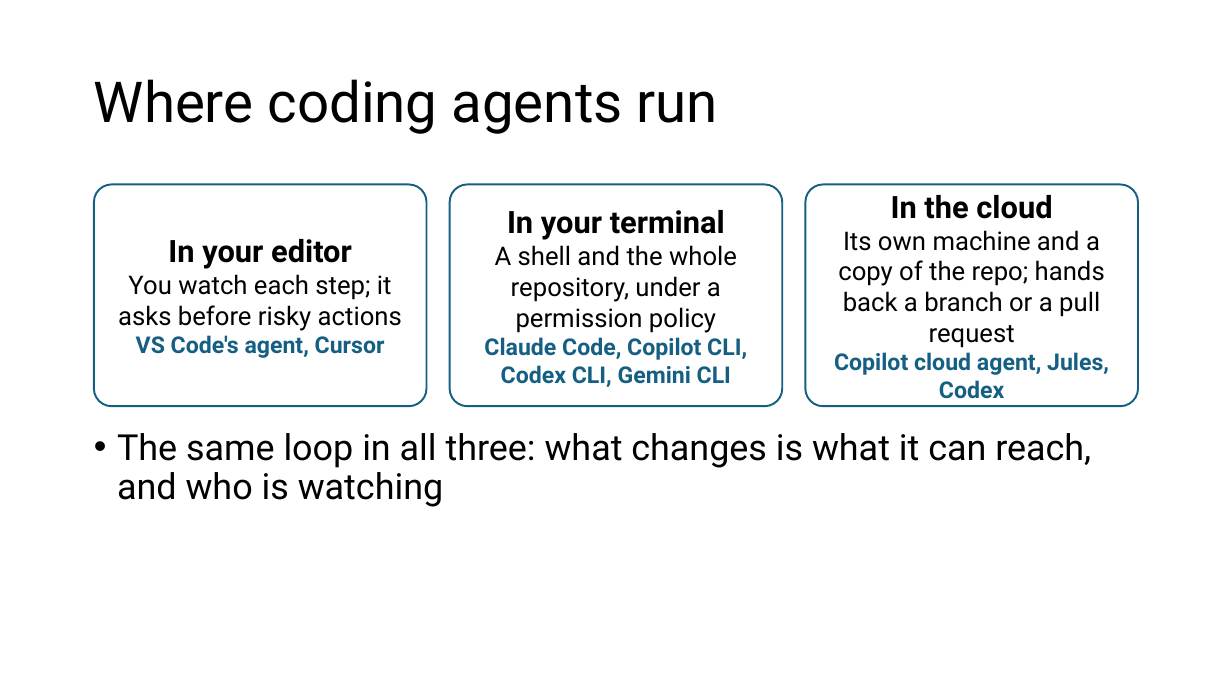
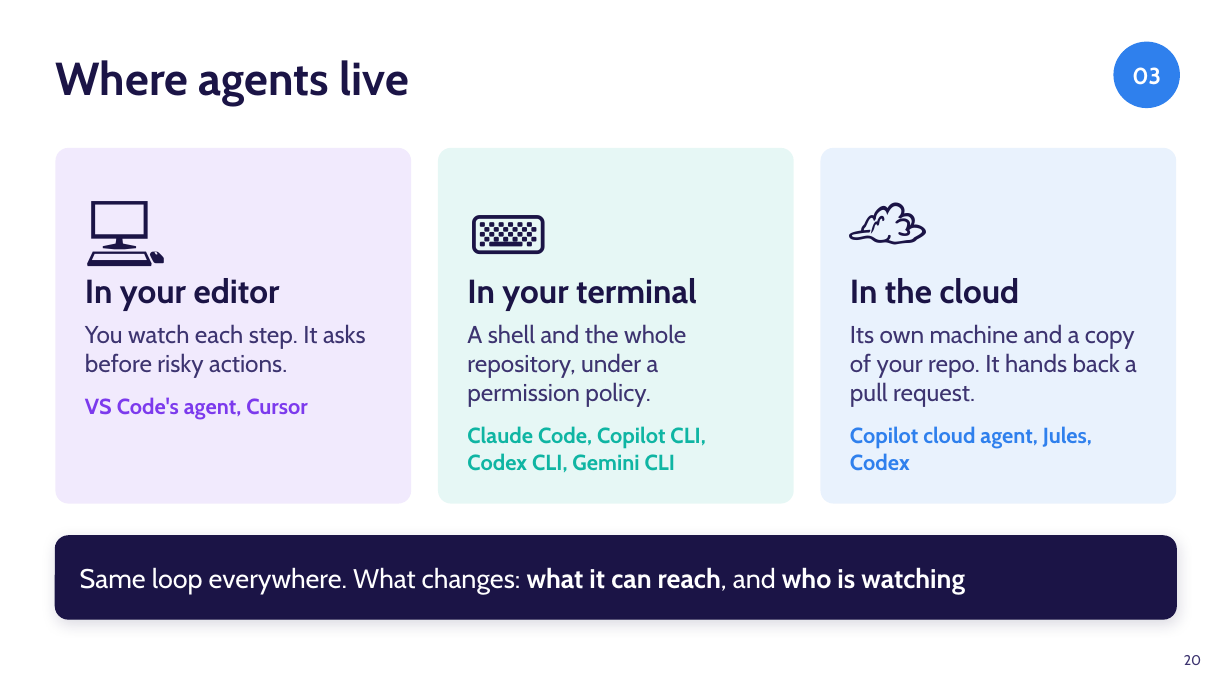
Before and after one commit to danielcregg/ai-assisted-programming, a slide deck: slide 20 of lectures-and-labs/week06/agents-lecture.pptx (slide 24 before the commit). Drawn at 1232x693 pixels with LibreOffice and Linux fonts; fonts in the diff are those of the drawing. Boxes give left, top, right and bottom in pixels: in the first picture for what was removed or moved away, otherwise in the second. Text is boxed around its words. In the diff, an @@ line names an element or a change of style, - is before the commit and + after.

```diff
--- a/lectures-and-labs/week06/agents-lecture.pptx
+++ b/lectures-and-labs/week06/agents-lecture.pptx
@@ ellipse added at (1114,42,1180,108), fill #2F80ED, 18 pt, text #FFFFFF, bold @@
+03
@@ title at (55,60,410,106): text changed; size 44 to 36 pt; font Roboto to Cabin; text colour #000000 to #1B1446; bold on @@
-Where coding agents run
+Where agents live
@@ text in rounded rectangle at (55,148,411,504): paragraph added @@
+💻
@@ rounded rectangle "💻": place and size @@
-rounded rectangle "💻" at (94,185,427,407)
+rounded rectangle "💻" at (55,148,411,504)
@@ rounded rectangle "💻" at (55,148,411,504): vertical alignment middle to top; fill #FFFFFF to #7C3AED at 10% opacity; outline #156082 1.5 pt to none; proportions changed @@
@@ text in rounded rectangle at (438,148,794,504): paragraph added @@
+⌨️
@@ rounded rectangle "⌨️": place and size @@
-rounded rectangle "⌨️" at (450,185,783,407)
+rounded rectangle "⌨️" at (438,148,794,504)
@@ rounded rectangle "⌨️" at (438,148,794,504): vertical alignment middle to top; fill #FFFFFF to #0FB5A3 at 10% opacity; outline #156082 1.5 pt to none; proportions changed @@
@@ text in rounded rectangle at (821,148,1177,504): paragraph added @@
+☁️
@@ rounded rectangle "☁️": place and size @@
-rounded rectangle "☁️" at (806,185,1139,407)
+rounded rectangle "☁️" at (821,148,1177,504)
@@ rounded rectangle "☁️" at (821,148,1177,504): vertical alignment middle to top; fill #FFFFFF to #2F80ED at 10% opacity; outline #156082 1.5 pt to none; proportions changed @@
@@ text in rounded rectangle at (85,324,366,378): text changed; size 20 to 19 pt; font Roboto to Cabin; text colour #000000 to #3D3470 @@
-You watch each step; it asks before risky actions
+You watch each step. It asks before risky actions.
@@ text in rounded rectangle at (467,324,686,407): text changed; size 20 to 19 pt; font Roboto to Cabin; text colour #000000 to #3D3470 @@
-A shell and the whole repository, under a permission policy
+A shell and the whole repository, under a permission policy.
@@ text in rounded rectangle at (850,324,1137,407): text changed; size 20 to 19 pt; font Roboto to Cabin; text colour #000000 to #3D3470 @@
-Its own machine and a copy of the repo; hands back a branch or a pull request
+Its own machine and a copy of your repo. It hands back a pull request.
@@ text in rounded rectangle at (85,397,308,420): size 24 to 26 pt, text colour #000000 to #1B1446 in "In your editor"; font Roboto to Cabin in "In your editor", "VS Code's agent, Cursor"; size 18 to 17 pt, text colour #156082 to #7C3AED in "VS Code's agent, Cursor"; alignment centre to left @@
@@ text in rounded rectangle at (467,426,705,472): size 24 to 26 pt, text colour #000000 to #1B1446 in "In your terminal"; font Roboto to Cabin in "In your terminal", "Claude Code, Copilot CLI, Codex CLI, Gemini ..."; size 18 to 17 pt, text colour #156082 to #0FB5A3 in "Claude Code, Copilot CLI, Codex CLI, Gemini ..."; alignment centre to left @@
@@ text in rounded rectangle at (850,426,1092,471): size 24 to 26 pt, text colour #000000 to #1B1446 in "In the cloud"; font Roboto to Cabin in "In the cloud", "Copilot cloud agent, Jules, Codex"; size 18 to 17 pt, text colour #156082 to #2F80ED in "Copilot cloud agent, Jules, Codex"; alignment centre to left @@
@@ rounded rectangle "Same loop everywhere. What changes: ...": place and size @@
-rounded rectangle "Same loop everywhere. What changes: ..." at (117,433,1091,507)
+rounded rectangle "Same loop everywhere. What changes: ..." at (55,536,1177,619)
@@ rounded rectangle "Same loop everywhere. What changes: ..." at (55,536,1177,619): vertical alignment top to middle; fill none to #1B1446; outline none to #1B1446 1 pt; shadow on @@
@@ text in rounded rectangle at (80,567,965,594): text changed; size 28 to 21 pt; font Roboto to Cabin; text colour #000000 to #FFFFFF @@
-• The same loop in all three: what changes is what it can reach, and who is watching
+Same loop everywhere. What changes: what it can reach, and who is watching
@@ page number added at (1184,655,1201,665), 11 pt, text #3D3470 @@
+20
```
Also in this commit, not shown: 28 other slides changed, 10 slides added, 34 slides removed, 1 other file.
